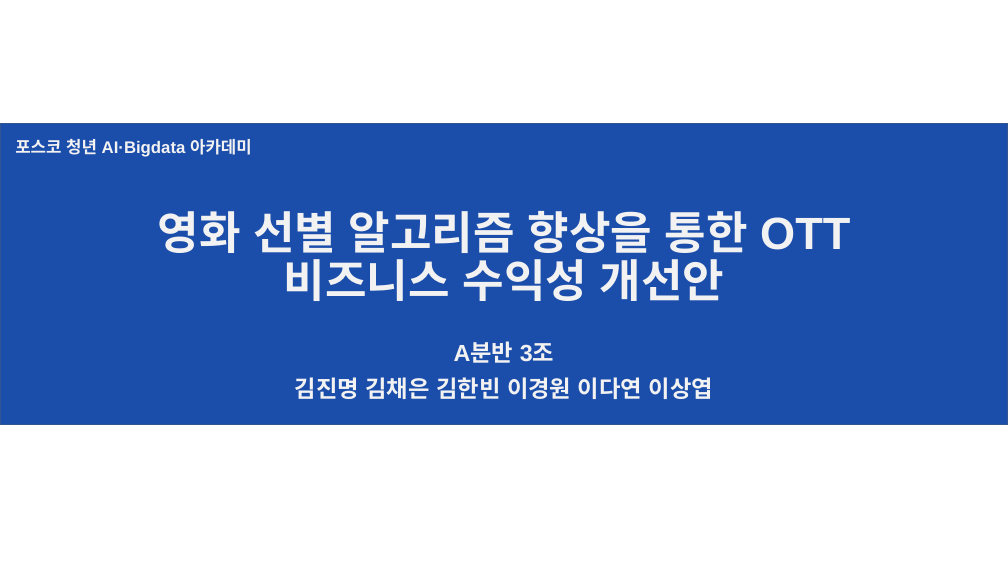
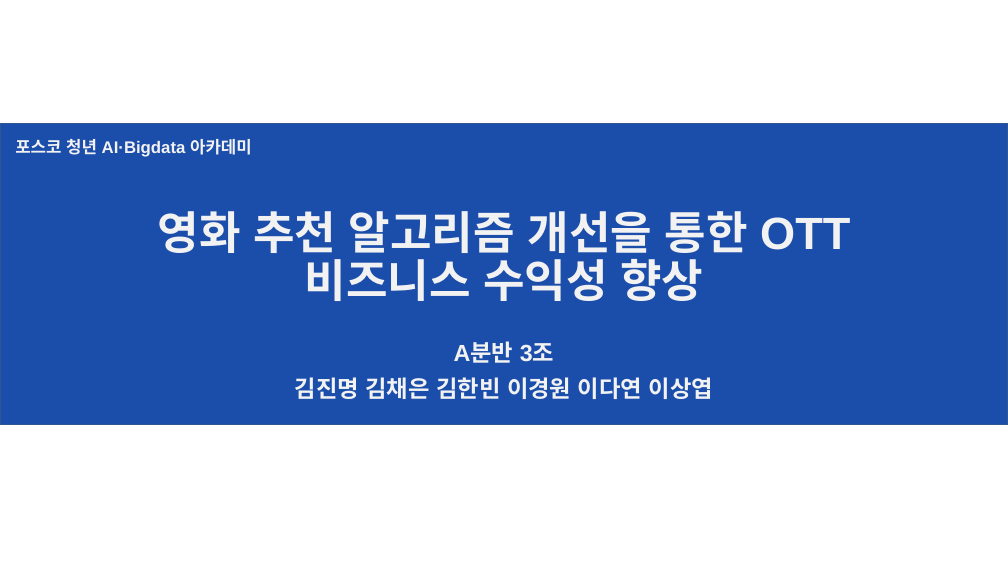
Before and after one commit to POSCO-AI-BIG-9th-A/POSCO-Academy-A3_, a slide deck: slide 1 of proj_bigdata/report/A분반_3조.pptx. Drawn at 1008x567 pixels with LibreOffice and Linux fonts; fonts in the diff are those of the drawing. Boxes give left, top, right and bottom in pixels: in the first picture for what was removed or moved away, otherwise in the second. Text is boxed around its words. In the diff, an @@ line names an element or a change of style, - is before the commit and + after.

```diff
--- a/proj_bigdata/report/A분반_3조.pptx
+++ b/proj_bigdata/report/A분반_3조.pptx
@@ title at (158, 211, 850, 301): text changed @@
-영화 선별 알고리즘 향상을 통한 OTT 비즈니스 수익성 개선안
+영화 추천 알고리즘 개선을 통한 OTT 비즈니스 수익성 향상
```
Also in this commit, not shown: 5 other slides changed, 11 slides added, 1 slide removed, 7 other files.
